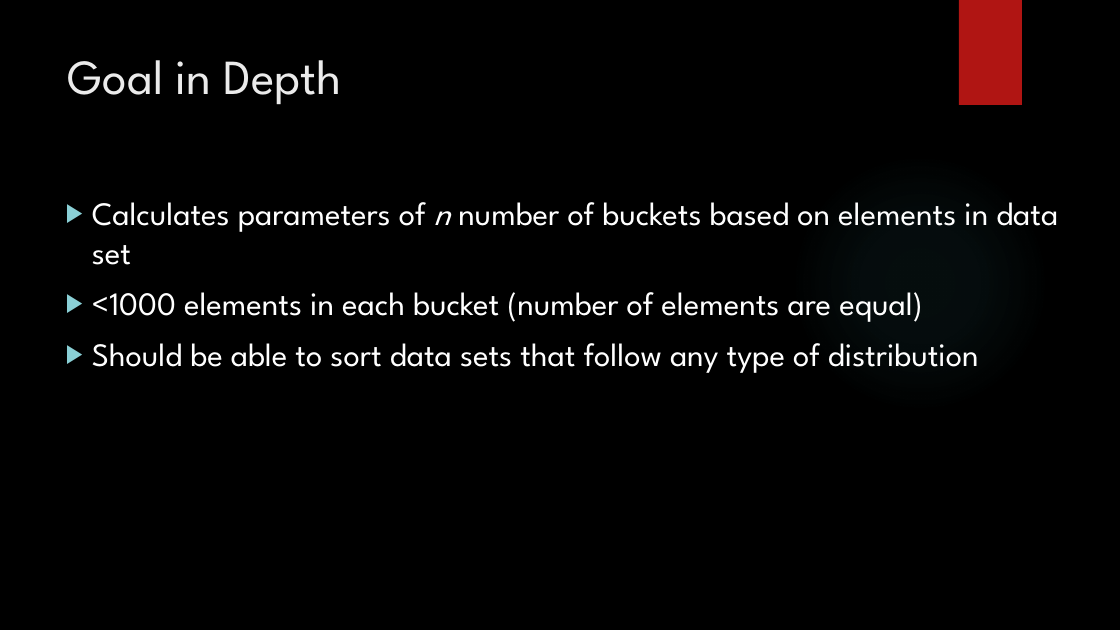
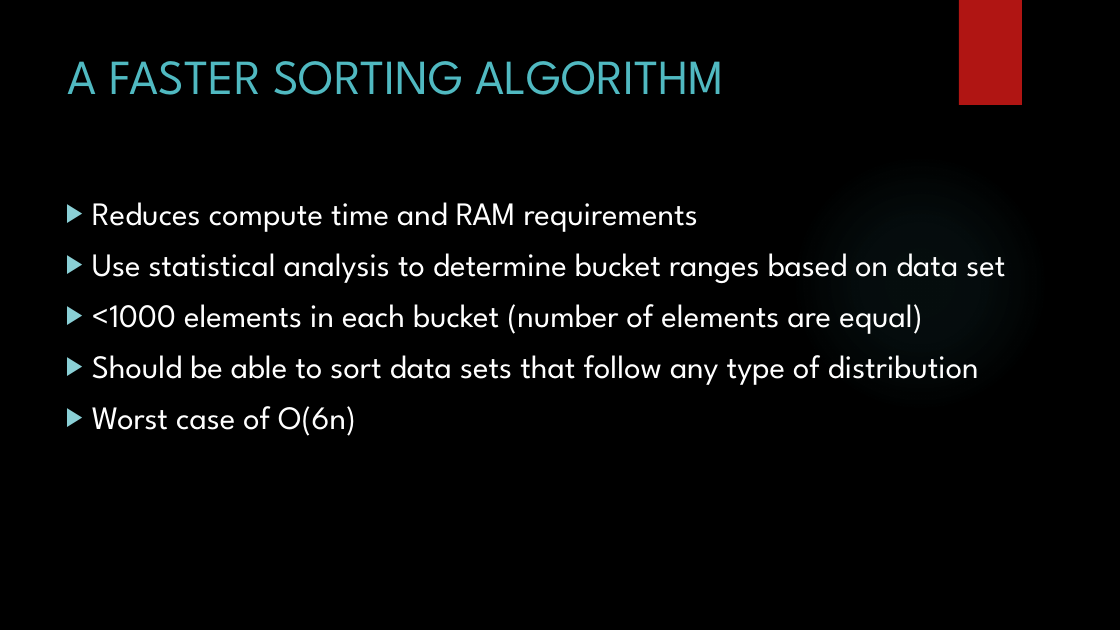
Before and after one commit to SoumyaMishra8/Statistical-Analysis-Sorting-Algorithm, a slide deck: slide 5 of Progress Report for Project 10_13_17.pptx (slide 4 before the commit). Drawn at 1120x630 pixels with LibreOffice and Linux fonts; fonts in the diff are those of the drawing; background and template pictures are left out. Boxes give left, top, right and bottom in pixels: in the first picture for what was removed or moved away, otherwise in the second. Text is boxed around its words. In the diff, an @@ line names an element or a change of style, - is before the commit and + after.

Commit message:
Revised

```diff
--- a/Progress Report for Project 10_13_17.pptx
+++ b/Progress Report for Project 10_13_17.pptx
@@ title at box(68, 61, 725, 95): text changed; text colour #EBEBEB to #50B9C1 @@
-Goal in Depth
+A FASTER SORTING ALGORITHM
@@ text at box(92, 202, 1005, 283): text changed @@
-  ▶ Calculates parameters of n number of buckets based on elements in data set
+  ▶ Reduces compute time and RAM requirements
+  ▶ Use statistical analysis to determine bucket ranges based on data set
@@ text at box(92, 406, 356, 436): paragraph added @@
+  ▶ Worst case of O(6n)
```
Also in this commit, not shown: 9 other slides changed, 3 slides added.
